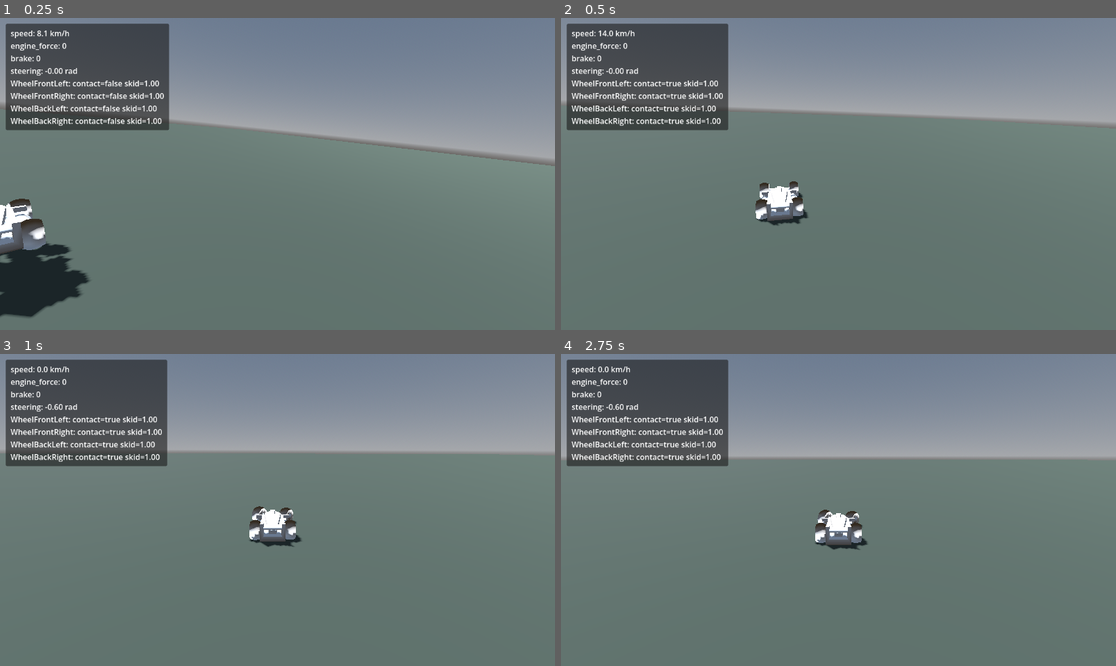
Above: before the commit, frames 1-4 (two rows, left to right).
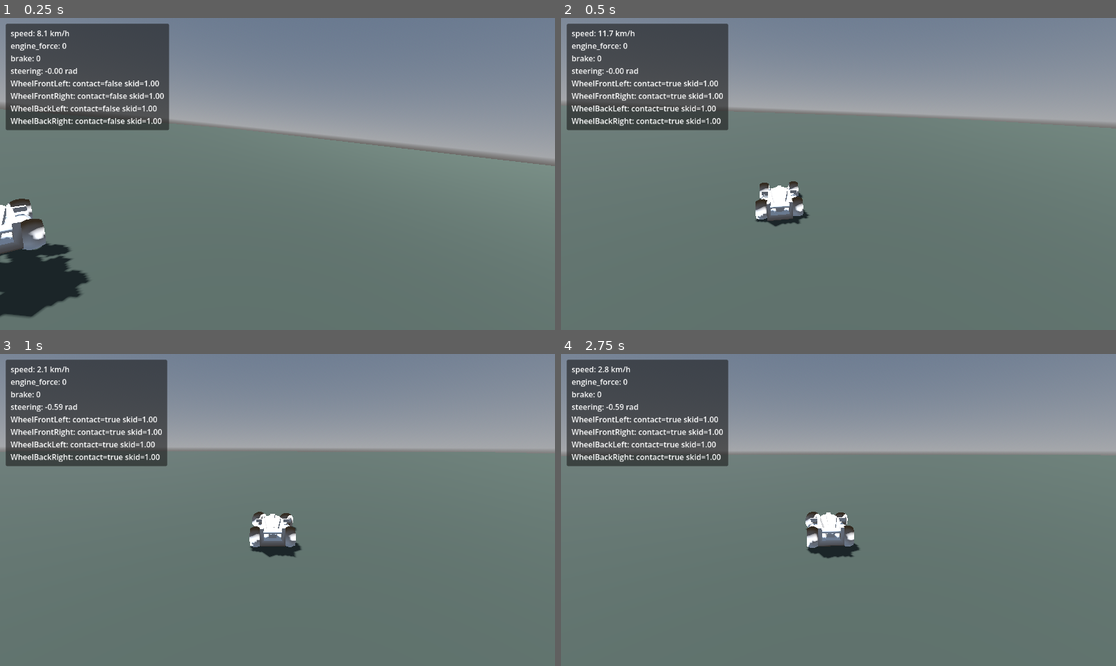
Above: after the commit, the same moments.

Repository: michael-baker-us/track-days
Game: Godot game, scene res://scenes/main.tscn
Same seed, same stepped clock (60 frames per second), same inputs: the game is played once before the commit and once after it.
Inputs:
- Up to frame 1 (0.25 s): no input
- Up to frame 2 (0.5 s): no input
- Up to frame 3 (1 s): hold D (steer_right) from 0.53 s (still down)
- Up to frame 4 (2.75 s): release D (steer_right) at 1.28 s; hold S (brake) 1.28-2.03 s; hold D (steer_right) from 2.03 s (still down)

Frame 1 is identical in both runs. In frame 2, 0.1% of the frame differs, in the area x 7-45%, y 4-67%; in frame 3, 1.7%; in frame 4, 2.4%, in the area x 0-100%, y 4-66%.

Commit message:
Fix car not moving: suspension too soft for 1200kg body
Godot's VehicleWheel3D suspension_stiffness default (5.0) is tuned for
a much lighter body than the 1200kg car mass. The chassis was falling
until its own CollisionShape3D rested on the ground instead of being
held up by the wheels, so the wheels bore almost no load and spun with
near-zero traction despite reporting contact. Confirmed via a headless
physics diagnostic (car settling at y=-0.11 with near-zero velocity
despite constant engine_force) before and after the fix.

Raised suspension_stiffness to 60 and suspension_max_force to 12000 on
all four wheels; car now accelerates as expected in the same headless
test.

Diff:
--- a/scenes/car/car.tscn
+++ b/scenes/car/car.tscn
@@ -199,6 +199,9 @@
 use_as_steering = true
 wheel_radius = 0.3
 wheel_rest_length = 0.1
+suspension_travel = 0.2
+suspension_stiffness = 60.0
+suspension_max_force = 12000.0
 
 [node name="wheel-front-left" type="MeshInstance3D" parent="WheelFrontLeft" unique_id=1244607608]
 mesh = SubResource("ArrayMesh_vp2fj")
@@ -208,6 +211,9 @@
 use_as_steering = true
 wheel_radius = 0.3
 wheel_rest_length = 0.1
+suspension_travel = 0.2
+suspension_stiffness = 60.0
+suspension_max_force = 12000.0
 
 [node name="wheel-front-right" type="MeshInstance3D" parent="WheelFrontRight" unique_id=160649711]
 mesh = SubResource("ArrayMesh_vf27a")
@@ -217,6 +223,9 @@
 use_as_traction = true
 wheel_radius = 0.3
 wheel_rest_length = 0.1
+suspension_travel = 0.2
+suspension_stiffness = 60.0
+suspension_max_force = 12000.0
 
 [node name="wheel-back-left" type="MeshInstance3D" parent="WheelBackLeft" unique_id=392733789]
 mesh = SubResource("ArrayMesh_umhrx")
@@ -226,6 +235,9 @@
 use_as_traction = true
 wheel_radius = 0.3
 wheel_rest_length = 0.1
+suspension_travel = 0.2
+suspension_stiffness = 60.0
+suspension_max_force = 12000.0
 
 [node name="wheel-back-right" type="MeshInstance3D" parent="WheelBackRight" unique_id=1159285155]
 mesh = SubResource("ArrayMesh_nrwvs")
Not shown, added: scripts/camera/chase_camera.gd.uid
Not shown, added: scripts/car/car_controller.gd.uid
Not shown, added: scripts/ui/debug_overlay.gd.uid
